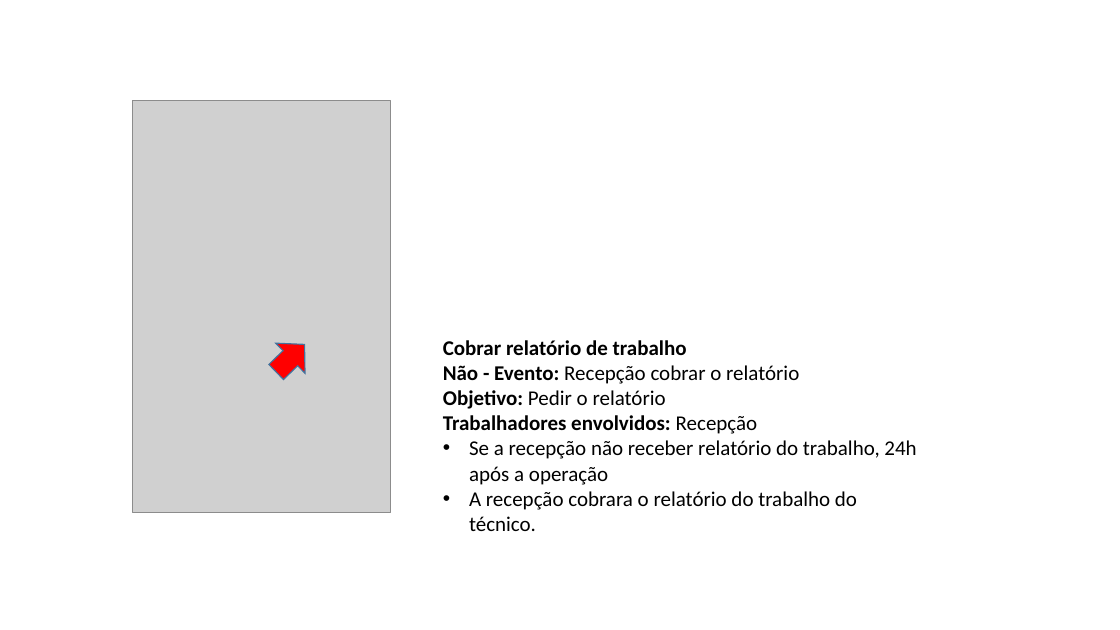
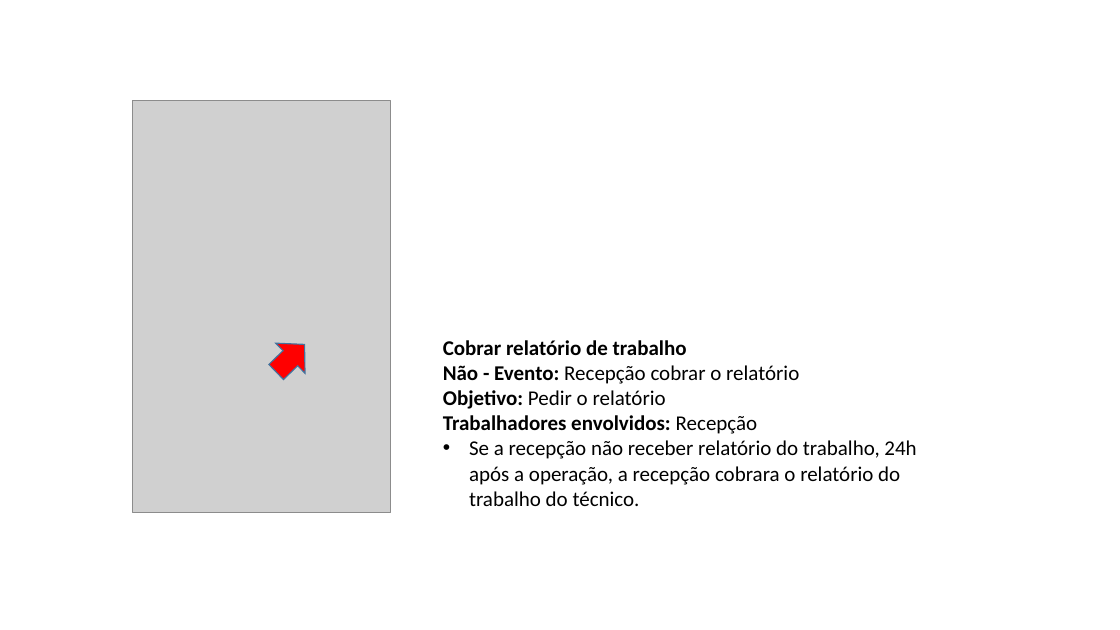
Before and after one commit to Nicolinhas/EngenhariaReversa, a slide deck: slide 23 of 18-Descrição dos Processos de Negócio.pptx. Drawn at 1120x630 pixels with LibreOffice and Linux fonts; fonts in the diff are those of the drawing; grey boxes stand for pictures. Boxes give left, top, right and bottom in pixels: in the first picture for what was removed or moved away, otherwise in the second. Text is boxed around its words. In the diff, an @@ line names an element or a change of style, - is before the commit and + after.

```diff
--- a/18-Descrição dos Processos de Negócio.pptx
+++ b/18-Descrição dos Processos de Negócio.pptx
@@ text at (469,440,916,506): text changed @@
-• Se a recepção não receber relatório do trabalho, 24h após a operação
-• A recepção cobrara o relatório do trabalho do técnico.
+• Se a recepção não receber relatório do trabalho, 24h após a operação, a recepção cobrara o relatório do trabalho do técnico.
```
Also in this commit, not shown: 4 other slides changed.
